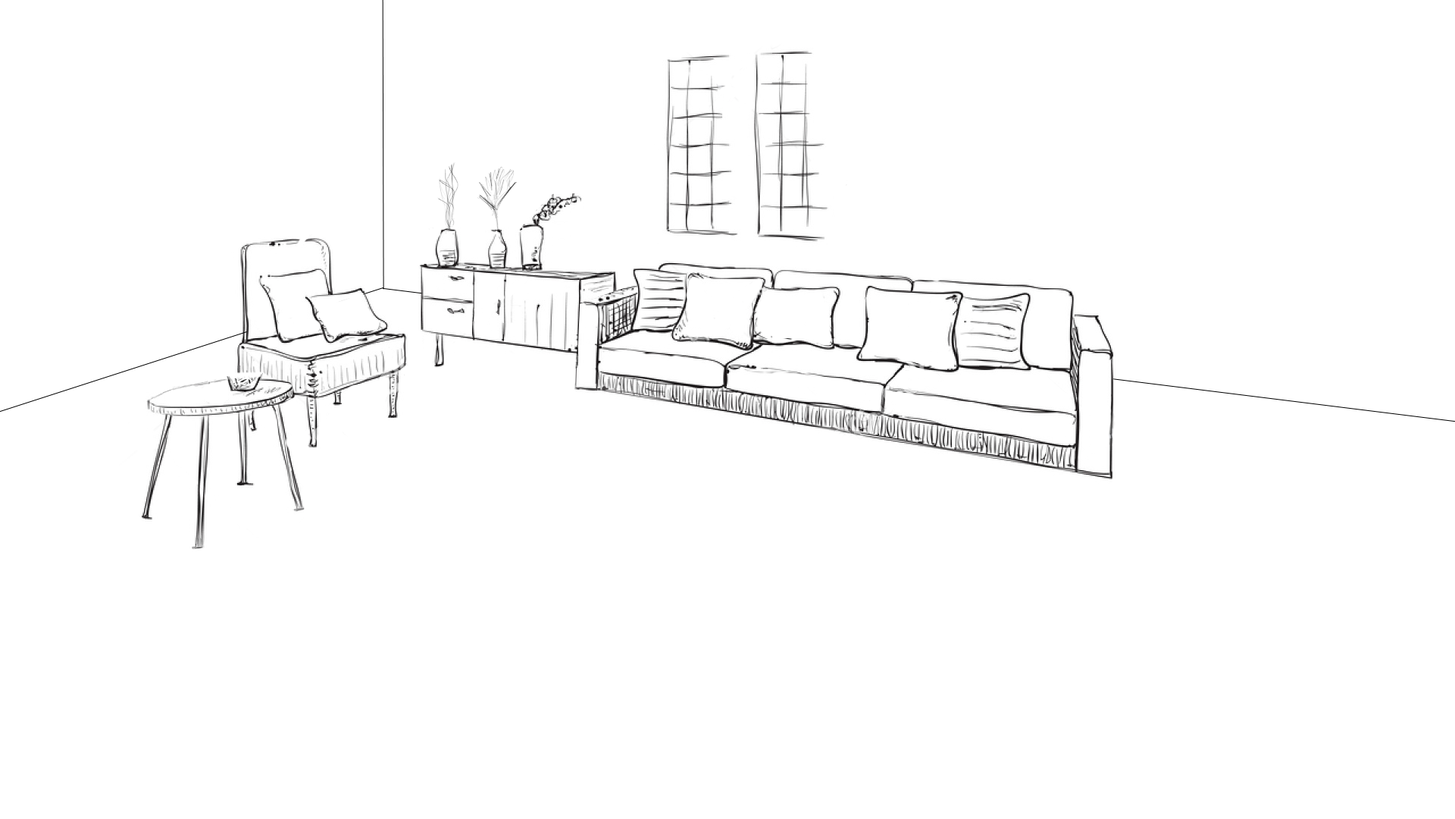
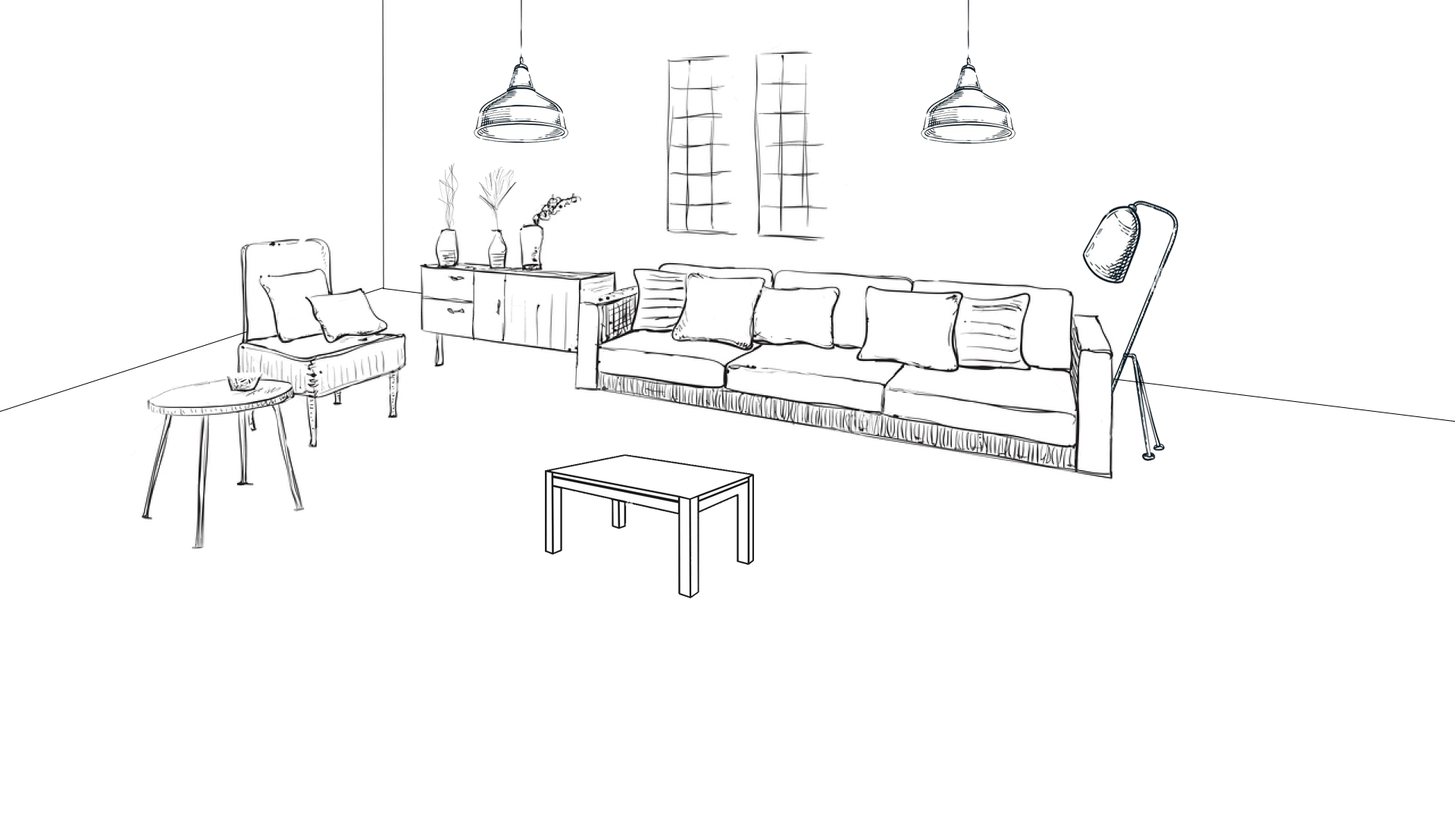
Layers edited between the first and the second 1455 x 819 image:
added layer "Sehpa2" above "Avize" over [544, 454, 755, 599]
added layer "Avize" above "Lamba" over [473, 0, 1016, 145]
added layer "Lamba" above "Komidin" over [1080, 200, 1179, 461]
